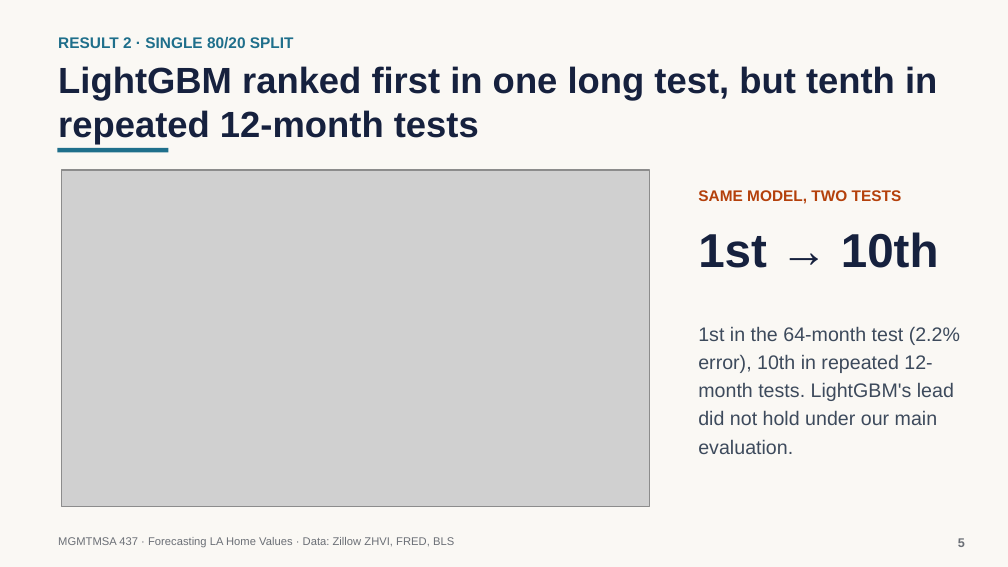
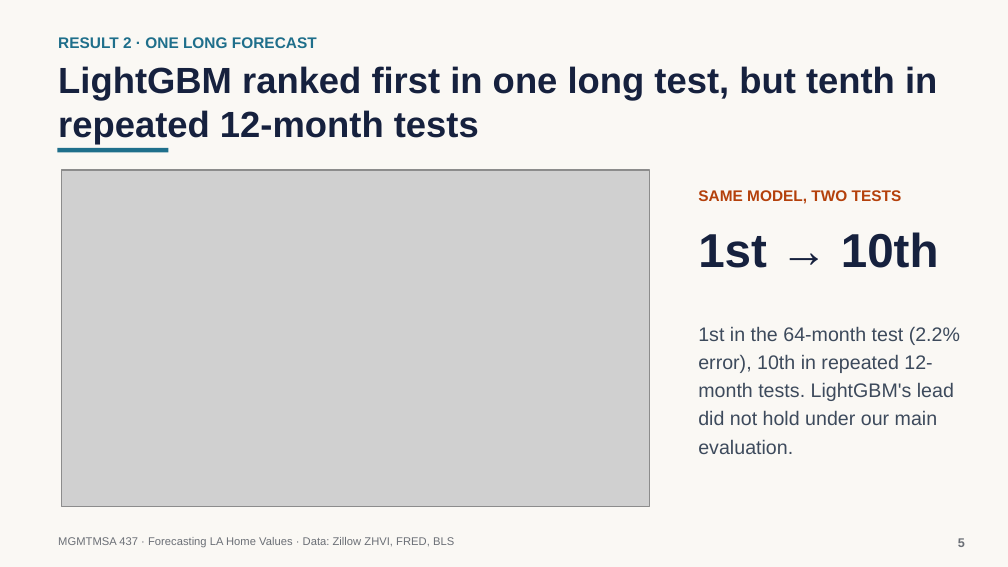
Before and after one commit to neiltd/la-housing-forecast, a slide deck: slide 5 of slides/LA_home_values_slides.pptx. Drawn at 1008x567 pixels with LibreOffice and Linux fonts; fonts in the diff are those of the drawing; grey boxes stand for pictures. Boxes give left, top, right and bottom in pixels: in the first picture for what was removed or moved away, otherwise in the second. Text is boxed around its words. In the diff, an @@ line names an element or a change of style, - is before the commit and + after.

```diff
--- a/slides/LA_home_values_slides.pptx
+++ b/slides/LA_home_values_slides.pptx
@@ text at [58,37,317,48]: text changed @@
-RESULT 2 · SINGLE 80/20 SPLIT
+RESULT 2 · ONE LONG FORECAST
```
Also in this commit, not shown: 1 other slide changed, 1 other file.
